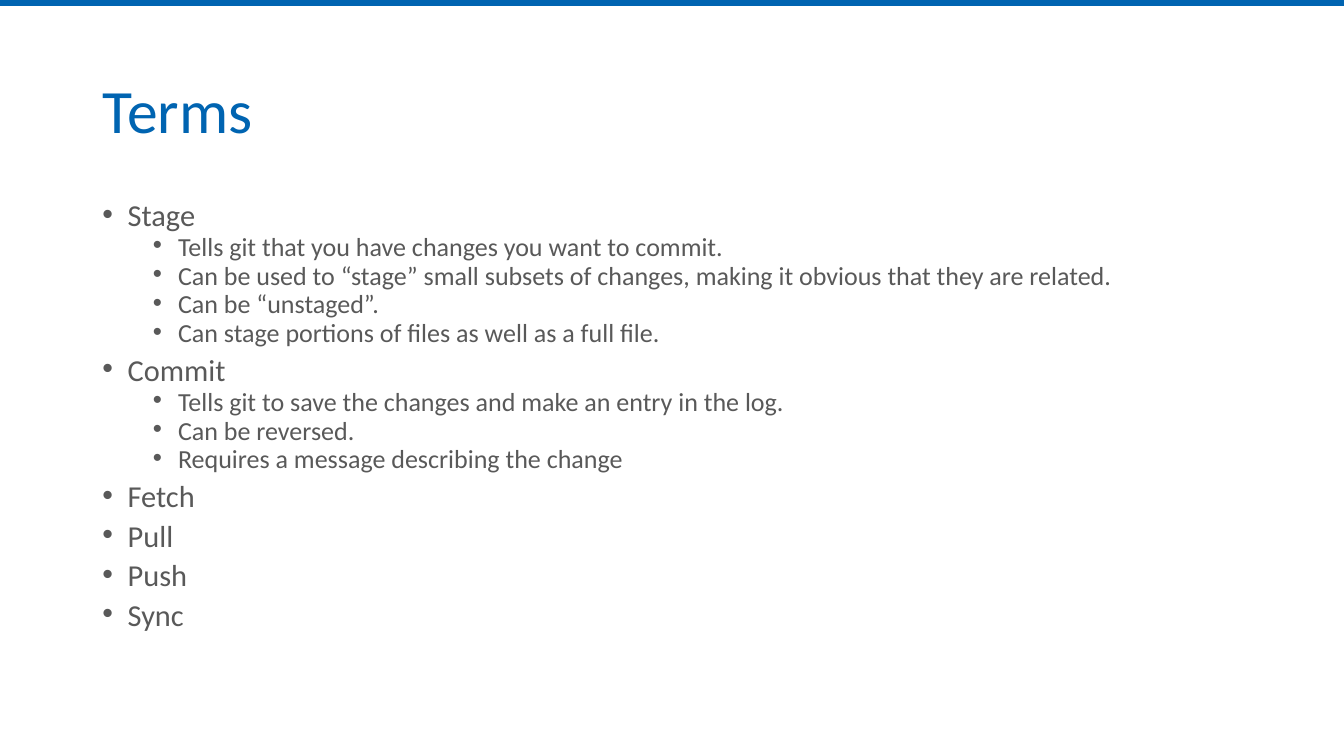
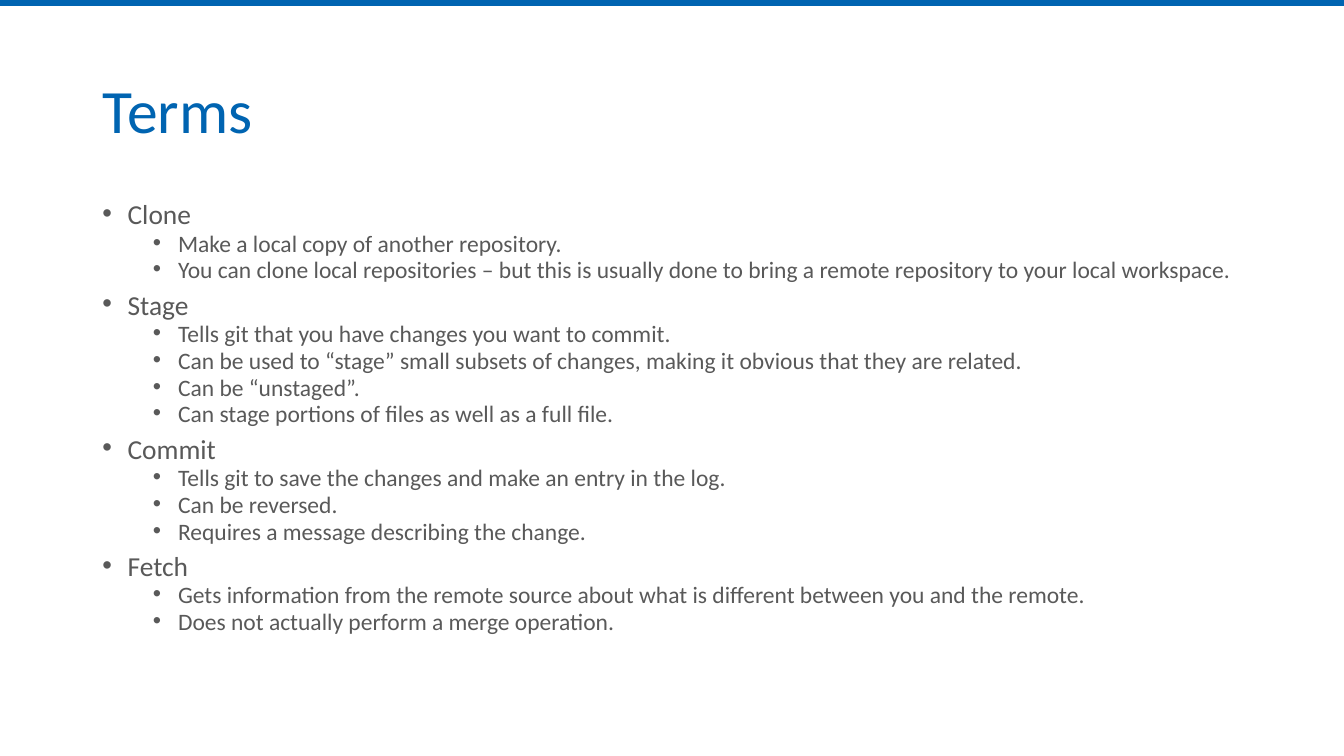
Before and after one commit to jmreynolds/Git-For-Normal-Developers, a slide deck: slide 6 of Slides/Git for the Normal Developer.pptx. Drawn at 1344x756 pixels with LibreOffice and Linux fonts; fonts in the diff are those of the drawing. Boxes give left, top, right and bottom in pixels: in the first picture for what was removed or moved away, otherwise in the second. Text is boxed around its words. In the diff, an @@ line names an element or a change of style, - is before the commit and + after.

Commit message:
updating slides

```diff
--- a/Slides/Git for the Normal Developer.pptx
+++ b/Slides/Git for the Normal Developer.pptx
@@ text at (x1=128, y1=205, x2=1230, y2=282): paragraphs added @@
+• Clone
+  • Make a local copy of another repository.
+  • You can clone local repositories – but this is usually done to bring a remote repository to your local workspace.
@@ text at (x1=128, y1=297, x2=1022, y2=576): size 21.7 to 19.6 pt in "Stage", "Commit", "Fetch"; size 18.6 to 16.8 pt in "Tells git that you have changes you ...", "Can be used to “stage” small subsets ...", "Can be “unstaged”.", "Can stage portions of files as well ..." and 2 more places @@
@@ text at (x1=178, y1=523, x2=585, y2=544): text changed; size 18.6 to 16.8 pt @@
-  • Requires a message describing the change
+  • Requires a message describing the change.
@@ text at (x1=178, y1=586, x2=1084, y2=634): text changed; size 21.7 to 16.8 pt @@
-• Pull
-• Push
-• Sync
+  • Gets information from the remote source about what is different between you and the remote.
+  • Does not actually perform a merge operation.
```
Also in this commit, not shown: 5 other slides changed, 1 slide added.
